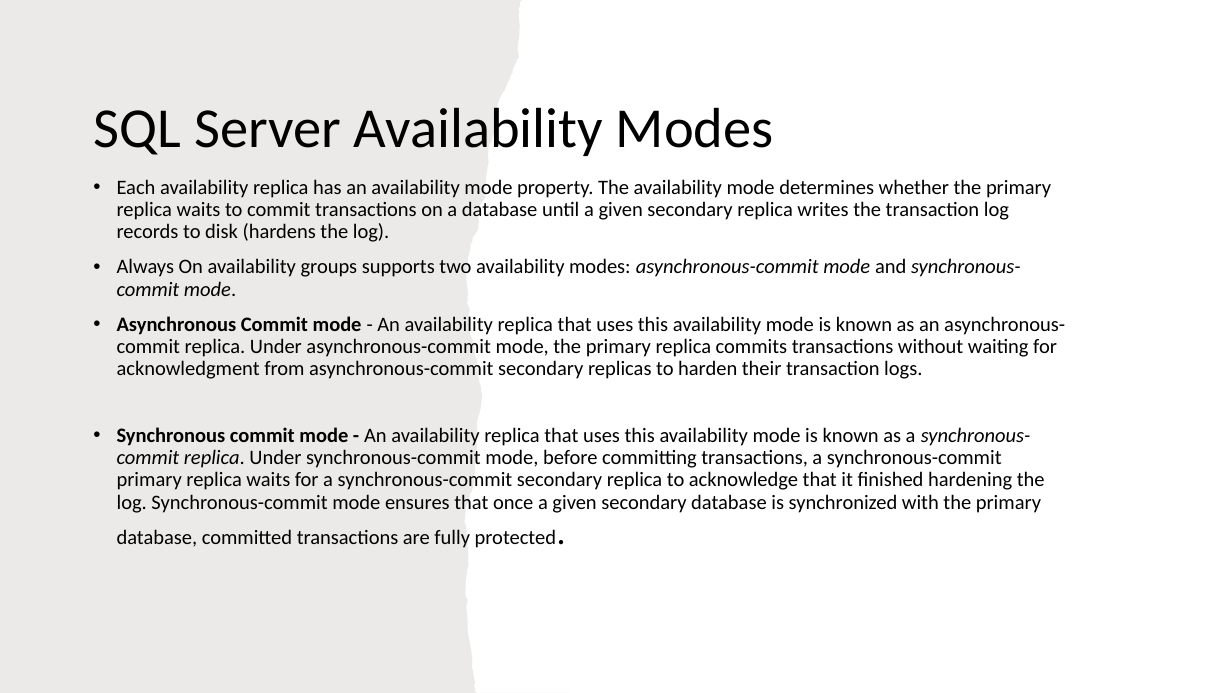
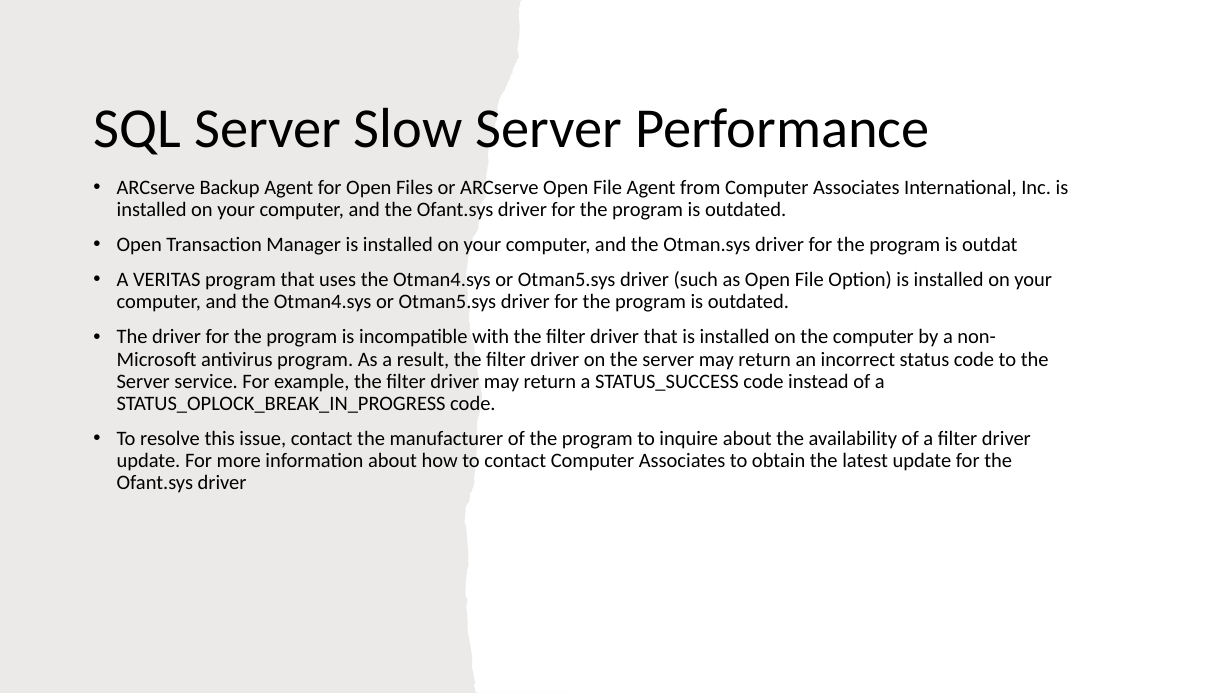
Before and after one commit to imcuteani/SQL_Server_Azure_Data_Engineering, a slide deck: slide 10 of Decks/day-8/SQL Server Administration & Azure Data Engineering-day-8.pptx (slide 11 before the commit). Drawn at 1232x693 pixels with LibreOffice and Linux fonts; fonts in the diff are those of the drawing. Boxes give left, top, right and bottom in pixels: in the first picture for what was removed or moved away, otherwise in the second. Text is boxed around its words. In the diff, an @@ line names an element or a change of style, - is before the commit and + after.

```diff
--- a/Decks/day-8/SQL Server Administration & Azure Data Engineering-day-8.pptx
+++ b/Decks/day-8/SQL Server Administration & Azure Data Engineering-day-8.pptx
@@ title at [94, 107, 930, 155]: text changed @@
-SQL Server Availability Modes
+SQL Server Slow Server Performance
@@ text at [117, 179, 1069, 493]: text changed @@
-• Each availability replica has an availability mode property. The availability mode determines whether the primary replica waits to commit transactions on a database until a given secondary replica writes the transaction log records to disk (hardens the log).
-• Always On availability groups supports two availability modes: asynchronous-commit mode and synchronous-commit mode.
-• Asynchronous Commit mode - An availability replica that uses this availability mode is known as an asynchronous-commit replica. Under asynchronous-commit mode, the primary replica commits transactions without waiting for acknowledgment from asynchronous-commit secondary replicas to harden their transaction logs.
-• Synchronous commit mode - An availability replica that uses this availability mode is known as a synchronous-commit replica. Under synchronous-commit mode, before committing transactions, a synchronous-commit primary replica waits for a synchronous-commit secondary replica to acknowledge that it finished hardening the log. Synchronous-commit mode ensures that once a given secondary database is synchronized with the primary database, committed transactions are fully protected.
+• ARCserve Backup Agent for Open Files or ARCserve Open File Agent from Computer Associates International, Inc. is installed on your computer, and the Ofant.sys driver for the program is outdated.
+• Open Transaction Manager is installed on your computer, and the Otman.sys driver for the program is outdat
+• A VERITAS program that uses the Otman4.sys or Otman5.sys driver (such as Open File Option) is installed on your computer, and the Otman4.sys or Otman5.sys driver for the program is outdated.
+• The driver for the program is incompatible with the filter driver that is installed on the computer by a non-Microsoft antivirus program. As a result, the filter driver on the server may return an incorrect status code to the Server service. For example, the filter driver may return a STATUS_SUCCESS code instead of a STATUS_OPLOCK_BREAK_IN_PROGRESS code.
+• To resolve this issue, contact the manufacturer of the program to inquire about the availability of a filter driver update. For more information about how to contact Computer Associates to obtain the latest update for the Ofant.sys driver
```
Also in this commit, not shown: 7 other slides changed, 9 slides added, 6 slides removed, 43 other files.
